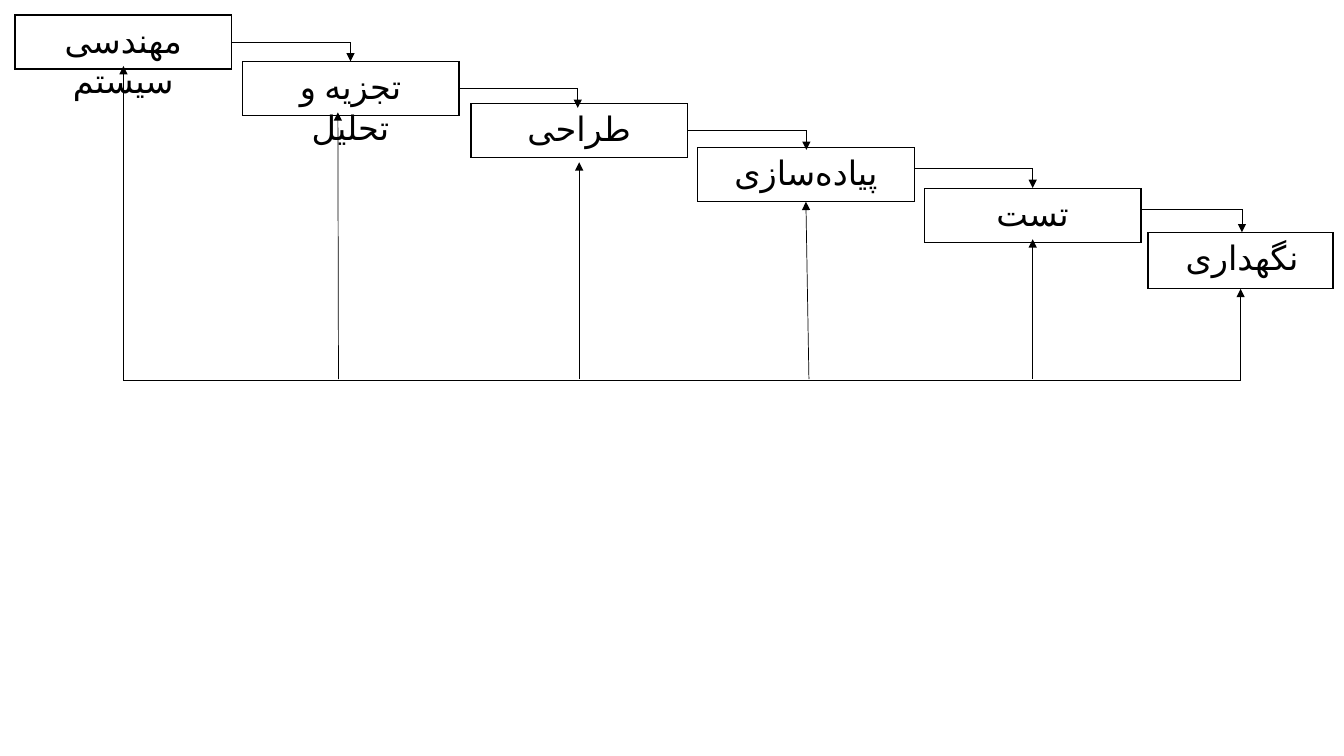
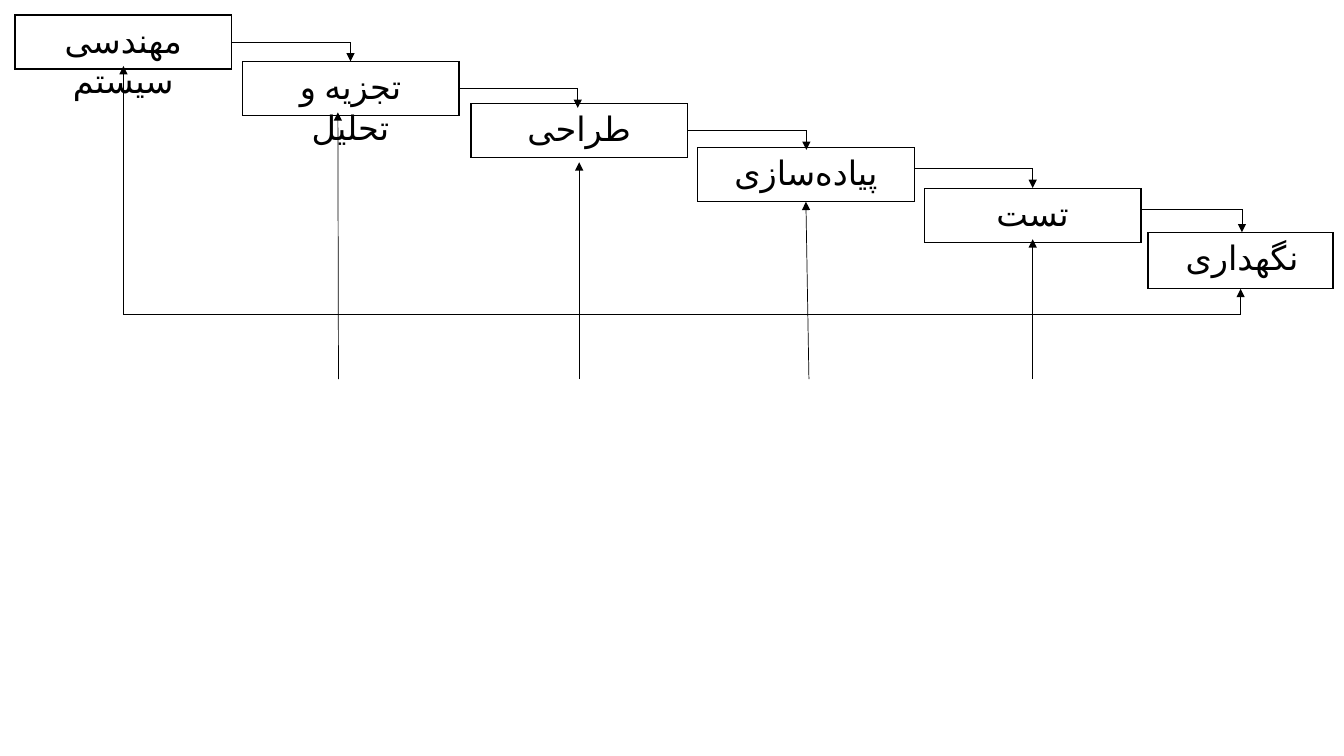
Before and after one commit to sinaebrahimi/Appointer, a slide deck: slide 6 of Diagrams.pptx (slide 5 before the commit). Drawn at 1344x756 pixels with LibreOffice and Linux fonts; fonts in the diff are those of the drawing. Boxes give left, top, right and bottom in pixels: in the first picture for what was removed or moved away, otherwise in the second. Text is boxed around its words. In the diff, an @@ line names an element or a change of style, - is before the commit and + after.

```diff
--- a/Diagrams.pptx
+++ b/Diagrams.pptx
@@ elbow double arrow (123, 66) - (1241, 289): route changed @@
```
Also in this commit, not shown: 3 slides added, 3 other files.
